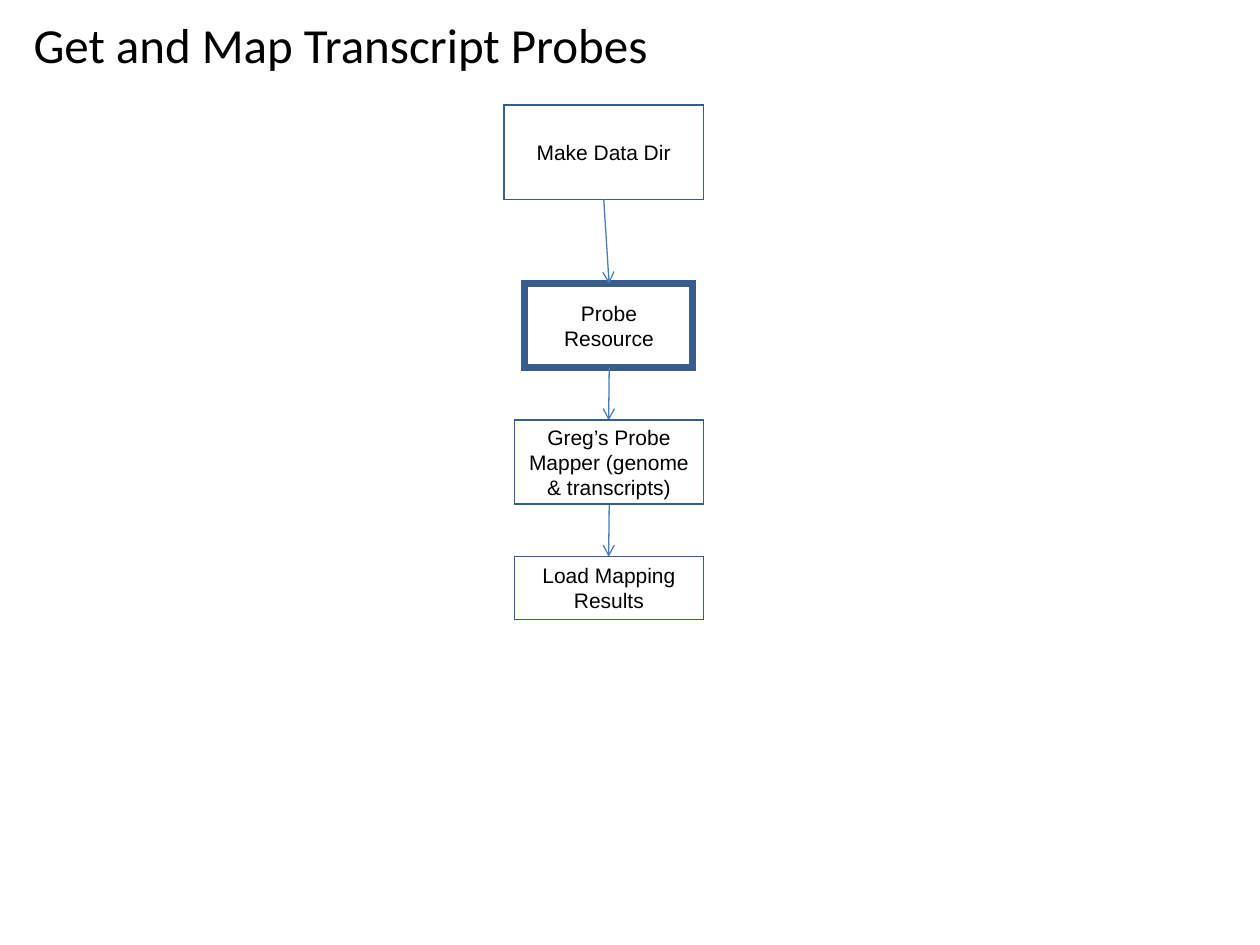
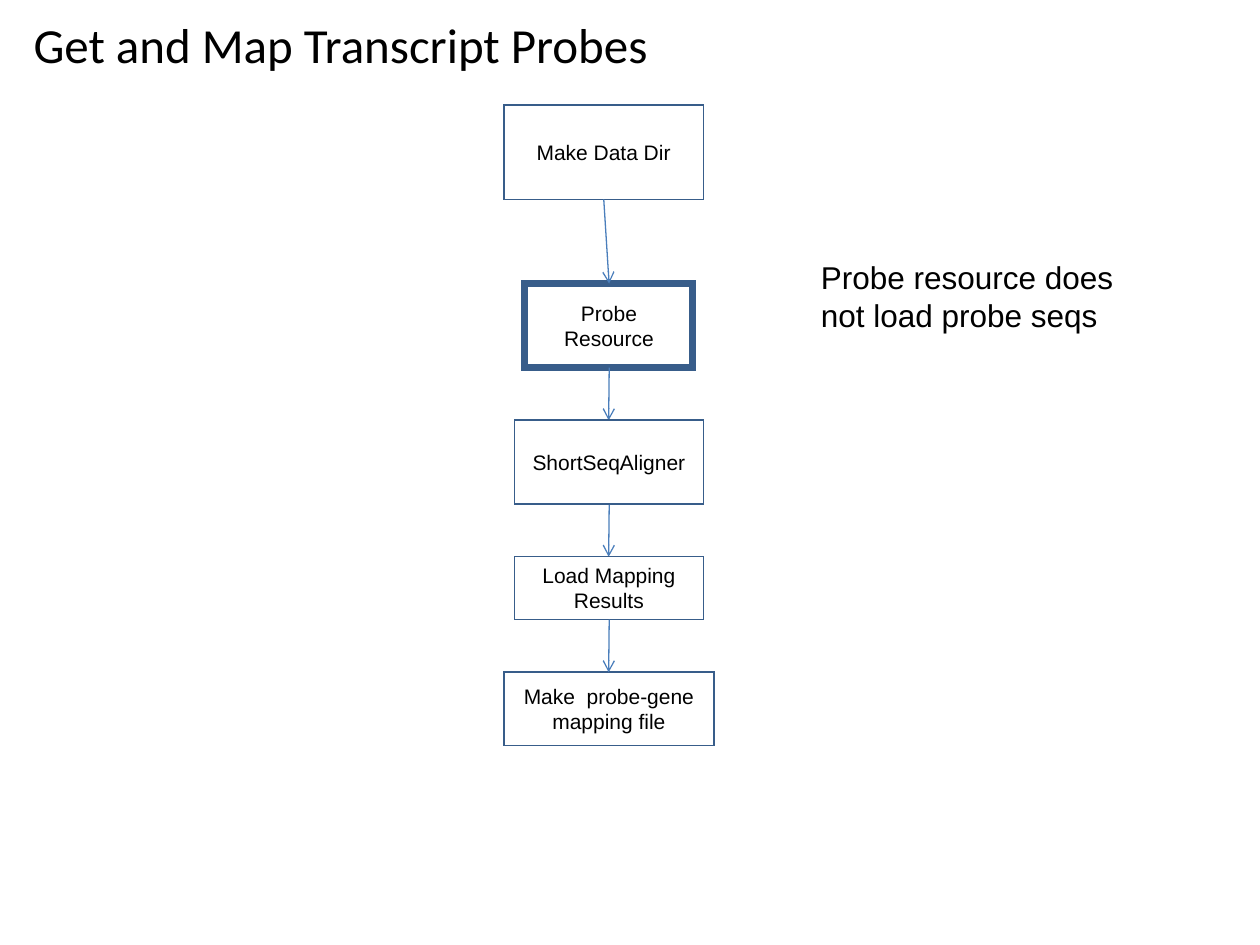
Before and after one commit to VEuPathDB/ApiCommonWorkflow, a slide deck: slide 45 of Main/doc/IntegratedWorkflow.ppt. Drawn at 1260x945 pixels with LibreOffice and Linux fonts; fonts in the diff are those of the drawing. Boxes give left, top, right and bottom in pixels: in the first picture for what was removed or moved away, otherwise in the second. Text is boxed around its words. In the diff, an @@ line names an element or a change of style, - is before the commit and + after.

```diff
--- a/Main/doc/IntegratedWorkflow.ppt
+++ b/Main/doc/IntegratedWorkflow.ppt
@@ text added at bbox=[821, 266, 1113, 333], 18 pt, text #000000 @@
+Probe resource does not load probe seqs
@@ text in rectangle at bbox=[533, 454, 686, 474]: text changed @@
-Greg’s Probe Mapper (genome & transcripts)
+ShortSeqAligner
@@ arrow added from (610, 620) to (609, 673), #4A7EBB 0.74 pt @@
@@ rectangle added at bbox=[504, 672, 714, 745], outline #385D8A 0.99 pt, 12 pt, text #000000 @@
+Make probe-gene mapping file
```
Also in this commit, not shown: 6 other slides changed.
